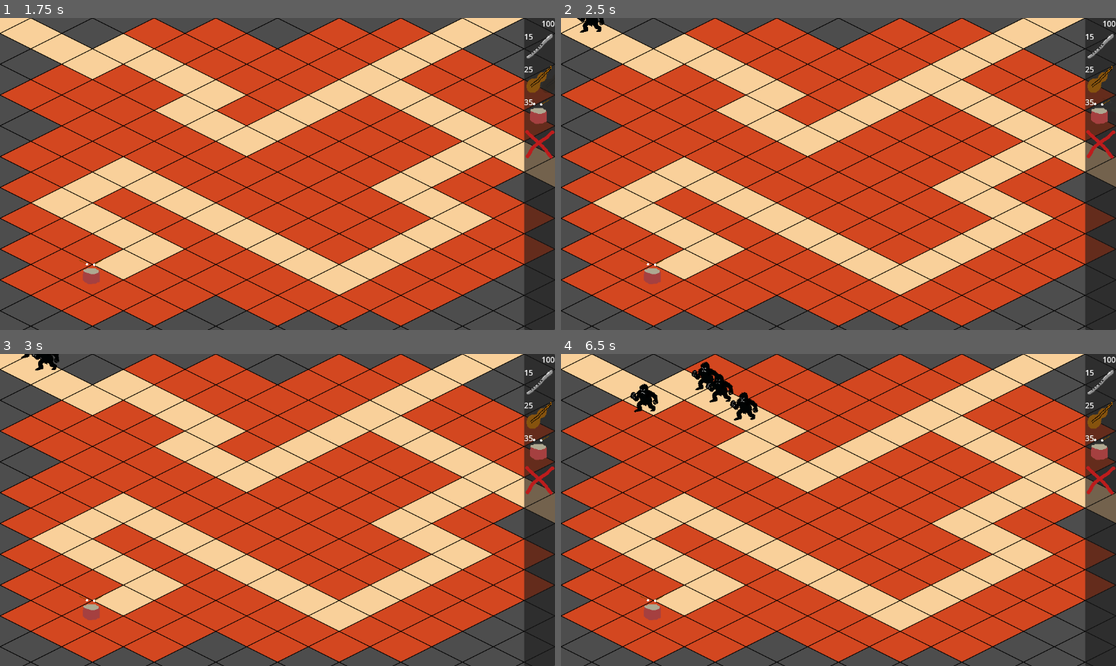
Above: before the commit, frames 1-4 (two rows, left to right).
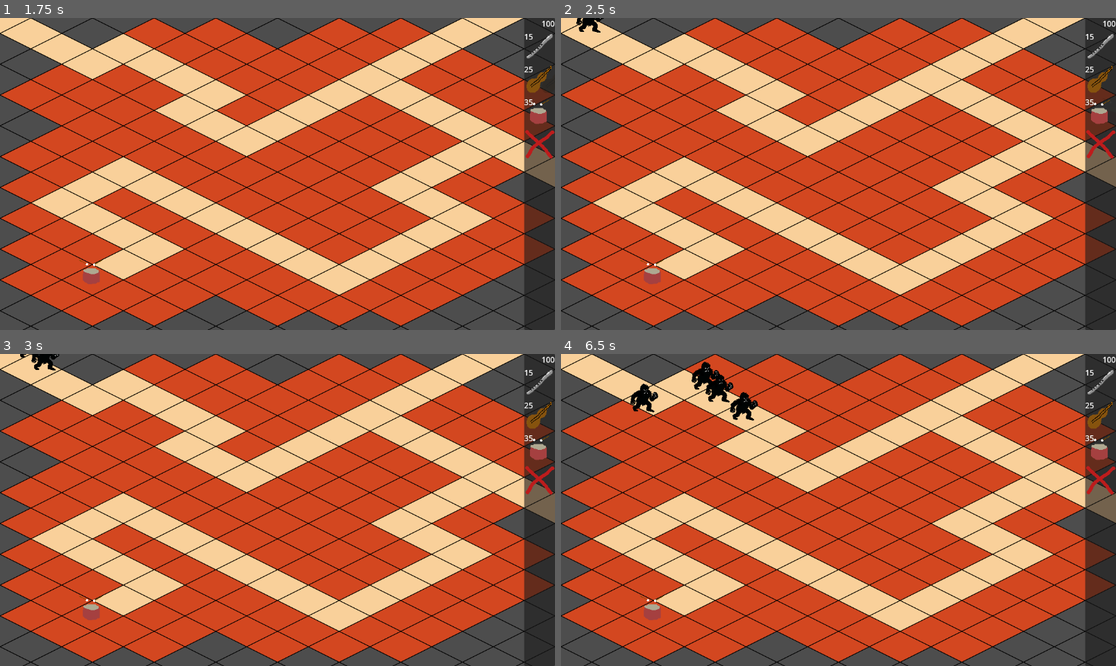
Above: after the commit, the same moments.

Repository: HedgeLizards/lout
Game: Godot game, scene res://scenes/world.tscn
The game is run twice, just before and just after one commit, with the same random seed, the same clock (stepped at 60 frames per second) and the same inputs.
Inputs (mouse positions are in pixels of both pictures, inside the frame that each line leads up to):
- Up to frame 1 (1.75 s): tap Enter at 0.5 s; move the mouse to (538, 46) at 0.52 s; click (538, 46) at 0.67 s; tap Space at 0.77, 1.25, 1.52 s; move the mouse to (538, 80) at 1.27 s; click (538, 80) at 1.42 s
- Up to frame 2 (2.5 s): tap Enter at 2 s; move the mouse to (1099, 111) at 2.02 s; click (1099, 111) at 2.17 s
- Up to frame 3 (3 s): move the mouse to (538, 481) at 2.77 s; click (538, 481) at 2.92 s
- Up to frame 4 (6.5 s): tap Space at 3.02, 3.77, 4.52, 6.02 s; move the mouse to (1005, 556) at 3.52 s; click (1005, 556) at 3.67 s; move the mouse to (672, 463) at 4.27 s; click (672, 463) at 4.42 s; move the mouse to (866, 510) at 5.02 s; click (866, 510) at 5.17 s; move the mouse to (755, 432) at 5.77 s; click (755, 432) at 5.92 s

Frame 1 is identical in both runs. In frame 2, 0.1% of the frame differs, in the area x 2-8%, y 0-5%; in frame 3, 0.1%; in frame 4, 0.6%, in the area x 12-36%, y 2-22%.

Commit message:
Make enemies look towards their horizontal direction

Diff:
--- a/code/enemy.gd
+++ b/code/enemy.gd
@@ -34,6 +34,8 @@
 
 	progress += speed
 
+	$Sprite2D.flip_h = position.x > previous_position.x
+
 	var tween = create_tween().set_parallel().set_trans(Tween.TRANS_SINE)
 
 	tween.tween_property($Sprite2D, 'position', $Sprite2D.position, 0.5).from($Sprite2D.position + previous_position - position)
